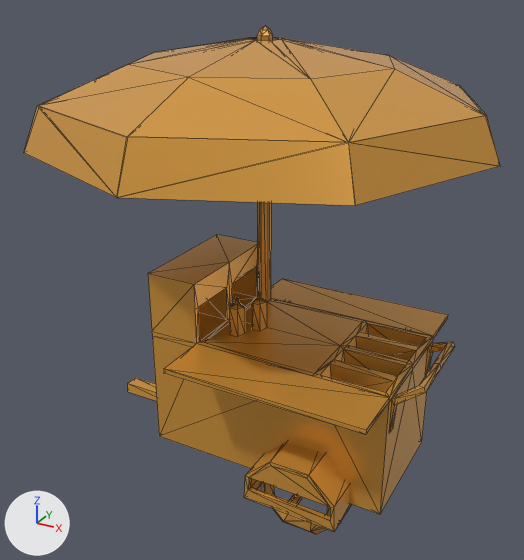
The glTF model public/models/hot-dog-stand.glb, before and after one commit.
Rendered twice from a 50 mm lens placed at (1.94, -3.22, 2.85), pointed at (0.02, 0.26, 1.1). Arrows for +X, +Y and +Z are at lower left; the lights stay in place. Mesh edges are drawn as thin lines. Where no turn or scale is listed for an object, it has been applied to the vertices.

In view in the first picture: 'hot-dog-stand'.
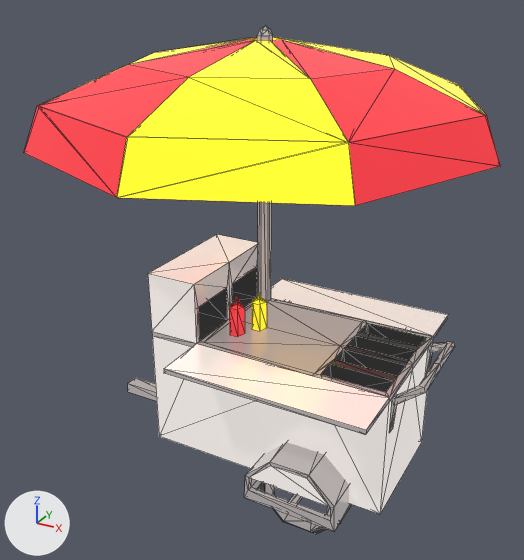
The change in detail:
Picture 'base' (img_base) is new.
Material 'LOWPOLY-COLORS.001' (mat_lowpoly_colors_001) is new.
Uses the picture img_base.
me_hot_dog_stand has 413 vertices, 742 faces and spans x -1.29..1.29, y -0.96..1.63, z 0.0..2.54.
me_hot_dog_stand no longer uses material mat_lowpoly_colors (orange #e7a747).
me_hot_dog_stand now uses material mat_lowpoly_colors_001.

Boxes (x1, y1, x2, y2) around the edits, measured in the pictures (524 x 560 px):
'hot-dog-stand', recoloured: (24, 26, 500, 534) in both
